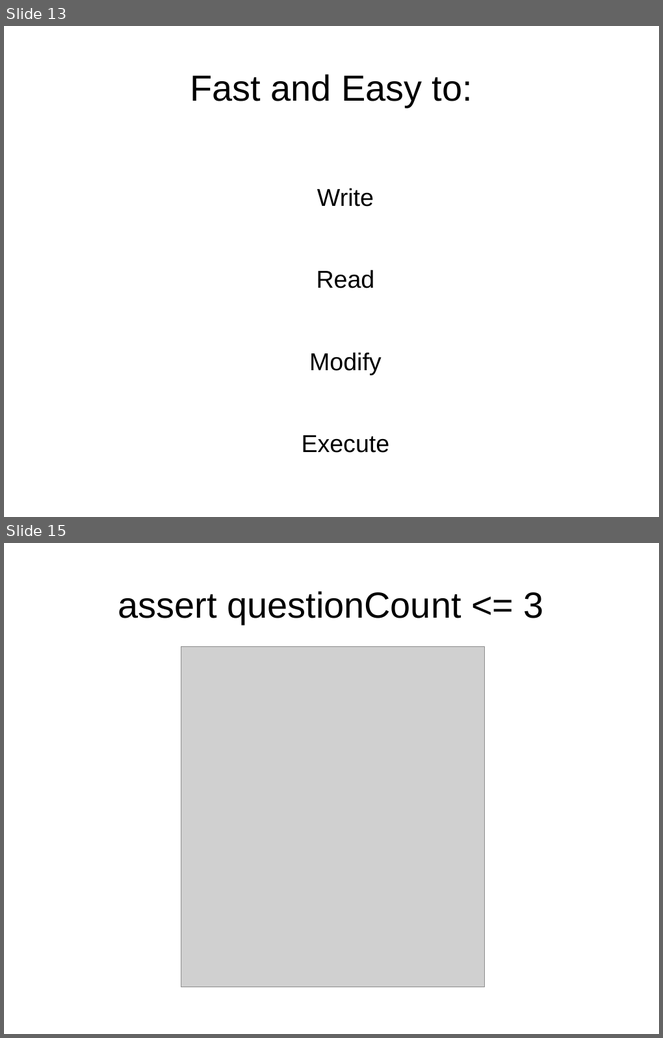
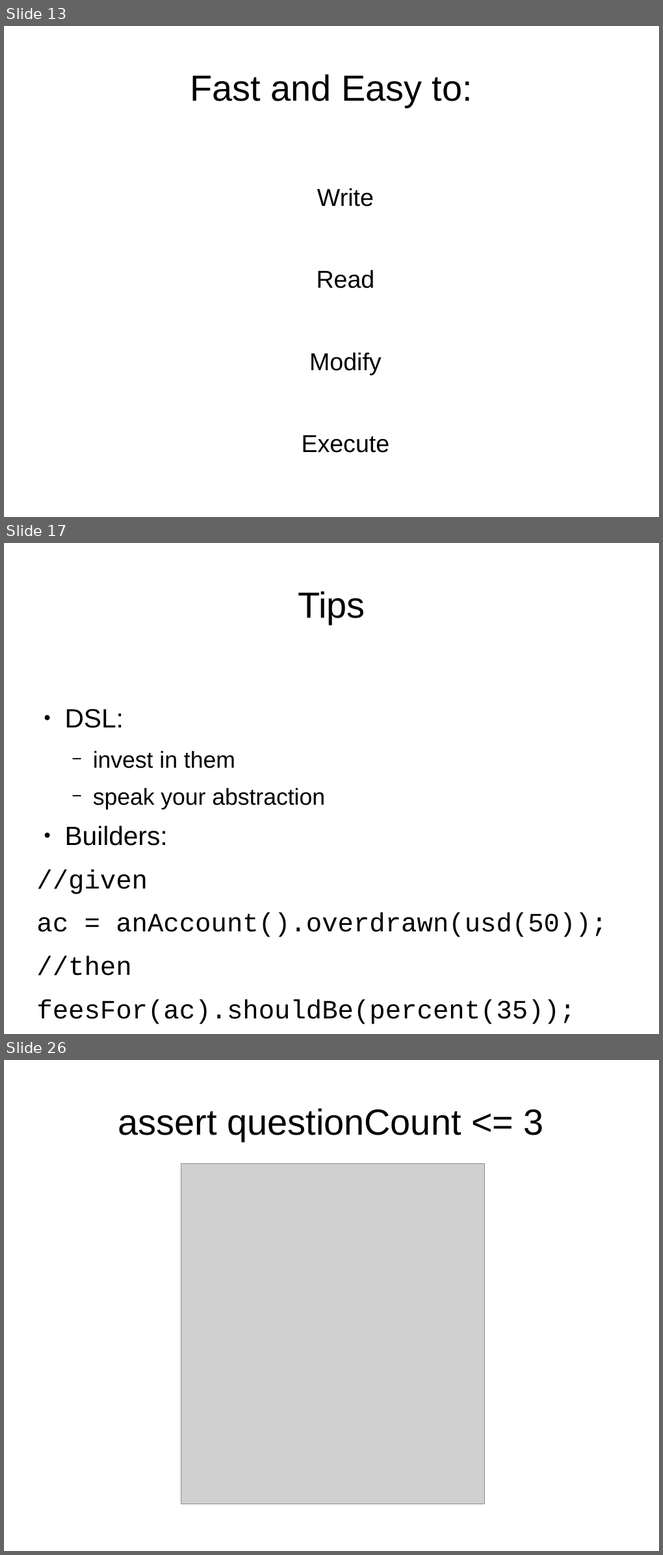
Before and after one commit to wesamhaboush/unittesting-techniques, a slide deck: pres.odp. Shown one above the other, each under a label of ours: slides 13 and 15 before the commit, slides 13, 17 and 26 after it; the slides between them are not shown. The pictures are 663x1038 and 663x1555 pixels, drawn with LibreOffice and Linux fonts; fonts in the diff are those of the drawing; grey boxes stand for pictures. Boxes give left, top, right and bottom in pixels: in the first picture for what was removed or moved away, otherwise in the second. Text is boxed around its words. In the diff, an @@ line names an element or a change of style, - is before the commit and + after.

```diff
--- a/pres.odp
+++ b/pres.odp
@@ slide 17 added at (4,543,659,1034), background #FFFFFF @@
@@ title added at (298,591,365,624), 44 pt, text #000000 @@
+Tips
@@ text added at (36,709,607,1025), 32 pt, text #000000 @@
+● DSL:
+  − invest in them
+  − speak your abstraction
+● Builders:
+//given
+ac = anAccount().overdrawn(usd(50));
+//then
+feesFor(ac).shouldBe(percent(35));
@@ what was slide 15 is now slide 26 @@
```
Also in this commit, not shown: 2 slides changed, 10 other slides added, 1 other file.
